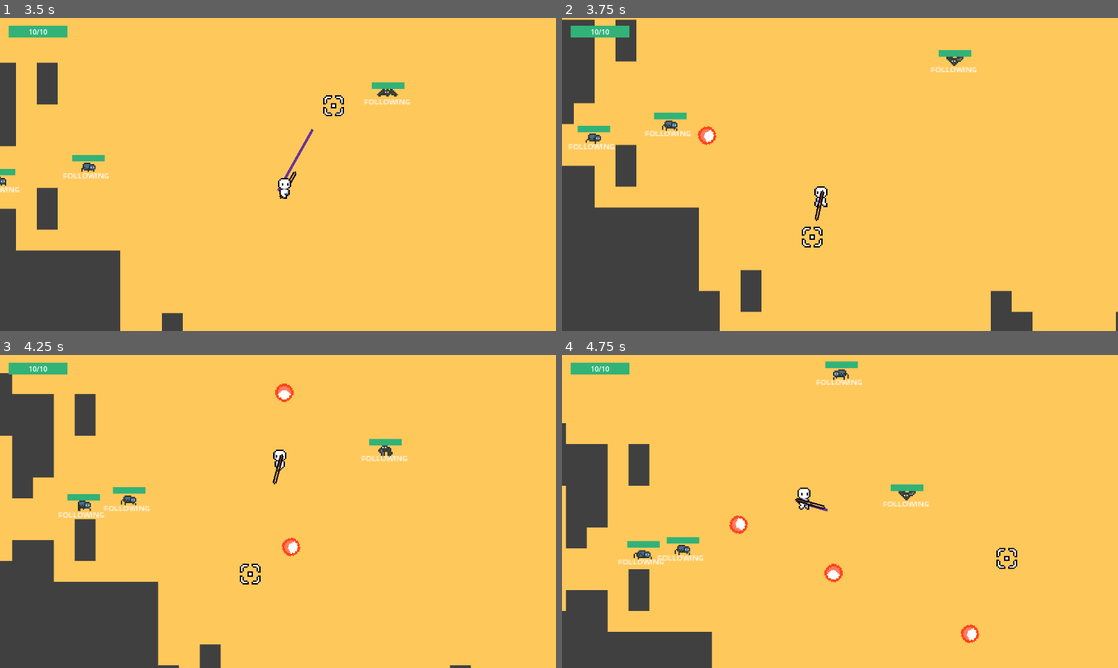
Above: before the commit, frames 1-4 (two rows, left to right).
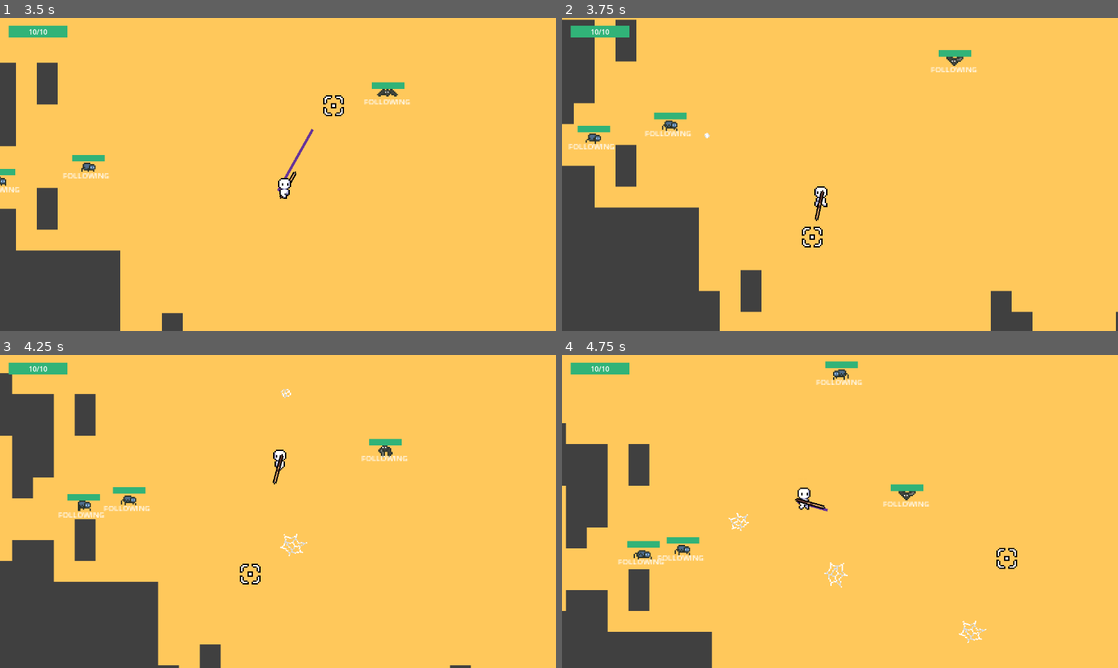
Above: after the commit, the same moments.

Repository: jelmersnippe/punching-game
Game: Godot game, scene res://main.tscn
Two runs of this game, one before a commit and one after it. Both use one fixed random seed, a clock stepped at 60 frames per second and the inputs below.
Inputs (mouse positions are in pixels of both pictures, inside the frame that each line leads up to):
- Up to frame 1 (3.5 s): click "START" at 0.5 s; tap Enter at 1.25 s; move the mouse to (400, 158) at 1.27 s; press the mouse at (400, 158) at 1.28 s; hold D (move_right) 1.28-2.03 s; move the mouse to (166, 190) at 2.02 s; release the mouse at (166, 190) at 2.03 s; hold S (move_down) 2.03-2.78 s; click (166, 190) at 2.1 s; move the mouse to (333, 105) at 2.77 s; press the mouse at (333, 105) at 2.78 s; hold D (move_right) from 2.78 s (still down)
- Up to frame 2 (3.75 s): move the mouse to (812, 237) at 3.52 s; release D (move_right) at 3.53 s; release the mouse at (812, 237) at 3.53 s; hold W (move_up) from 3.53 s (still down); click (812, 237) at 3.6 s
- Up to frame 3 (4.25 s): keep holding W (move_up)
- Up to frame 4 (4.75 s): move the mouse to (1006, 558) at 4.27 s; release W (move_up) at 4.28 s; press the mouse at (1006, 558) at 4.28 s; hold A (move_left) from 4.28 s (still down)

Frame 1 is identical in both runs. In frame 2, 0.1% of the frame differs, in the area x 24-28%, y 34-41%; in frame 3, 0.3%; in frame 4, 0.5%, in the area x 29-77%, y 50-93%.

Commit message:
Add sound to shockwave and new sprite to projectile

Diff:
--- a/attacks/shockwave_attack.gd
+++ b/attacks/shockwave_attack.gd
@@ -1,6 +1,8 @@
 extends Attack
 
 @export var flash_component: HitFlashComponent
+
+@export var stomp_sound: AudioStream
 
 @export var charge_time: float = 2
 @export var radius: float = 50
@@ -50,6 +52,7 @@
 		flash_timer.timeout.connect(_flash)
 
 func _shockwave():
+	$SoundPlayer.play_sound(stomp_sound, 0)
 	$ShockwaveParticles.emitting = true
 	set_collision_disabled(false)
 	var timer = get_tree().create_timer(duration)
--- a/attacks/shockwave_attack.tscn
+++ b/attacks/shockwave_attack.tscn
@@ -1,8 +1,10 @@
-[gd_scene load_steps=6 format=3 uid="uid://d2j45frcuhmki"]
+[gd_scene load_steps=8 format=3 uid="uid://d2j45frcuhmki"]
 
 [ext_resource type="Script" path="res://attacks/shockwave_attack.gd" id="1_b6stl"]
 [ext_resource type="Script" path="res://hitbox_component.gd" id="2_p1vqb"]
+[ext_resource type="AudioStream" uid="uid://b83xhww8nljml" path="res://sounds/mixkit-quest-game-heavy-stomp-v-3049.wav" id="2_p51aj"]
 [ext_resource type="Script" path="res://knockback_component.gd" id="3_de5l4"]
+[ext_resource type="Script" path="res://sound_player.gd" id="4_p3vsy"]
 
 [sub_resource type="Curve" id="Curve_7ah0p"]
 max_value = 100.0
@@ -15,6 +17,7 @@
 
 [node name="ShockwaveAttack" type="Node2D"]
 script = ExtResource("1_b6stl")
+stomp_sound = ExtResource("2_p51aj")
 
 [node name="HitboxComponent" type="Area2D" parent="."]
 collision_layer = 8
@@ -45,3 +48,6 @@
 scale_amount_min = 2.0
 scale_amount_max = 5.0
 scale_amount_curve = SubResource("Curve_ed3bc")
+
+[node name="SoundPlayer" type="Node" parent="."]
+script = ExtResource("4_p3vsy")
--- a/enemy.gd
+++ b/enemy.gd
@@ -52,6 +52,7 @@
 		collision_shape.shape = shape
 		detection_area.body_entered.connect(_on_detection_range_body_entered)
 		detection_area.body_exited.connect(_on_detection_range_body_exited)
+		detection_area.set_collision_layer_value(1, false)
 		detection_area.set_collision_mask_value(1, true)
 		detection_area.add_child(collision_shape)
 		add_child(detection_area)
@@ -65,6 +66,8 @@
 		attack.attack_completed.connect(func(): current_state = State.FOLLOWING)
 
 func _die():
+	if current_state == State.DEAD:
+		return
 	current_state = State.DEAD
 	particle_player.play_particle(death_particles, global_position)
 	$Sprite.play("Death")
--- a/enemy/projectile.gd
+++ b/enemy/projectile.gd
@@ -1,7 +1,15 @@
-extends Node2D
+extends StaticBody2D
 
-@export var lifetime: float = 0.2
+@export var lifetime: float = 1.5
 @export var speed: int = 200
 
+func _ready():
+	var timer = get_tree().create_timer(lifetime)
+	timer.timeout.connect(queue_free)
+
 func _process(delta):
-	position += transform.x * speed * delta
+	var collision = move_and_collide(transform.x * speed * delta)
+
+	if collision != null:
+		var timer = get_tree().create_timer(0.1)
+		timer.timeout.connect(queue_free)
--- a/enemy/projectile.tscn
+++ b/enemy/projectile.tscn
@@ -1,22 +1,87 @@
-[gd_scene load_steps=5 format=3 uid="uid://dumdlgl3hv18u"]
+[gd_scene load_steps=13 format=3 uid="uid://dumdlgl3hv18u"]
 
 [ext_resource type="Script" path="res://enemy/projectile.gd" id="1_fd36t"]
-[ext_resource type="Texture2D" uid="uid://cshe36bjfmrq0" path="res://sprites/projectile.png" id="1_x562c"]
 [ext_resource type="Script" path="res://hitbox_component.gd" id="2_b1xdm"]
+[ext_resource type="Texture2D" uid="uid://6pyye7ajm5jq" path="res://sprites/Spider Sprite Sheet.png" id="2_gd0w5"]
+
+[sub_resource type="AtlasTexture" id="AtlasTexture_p8ytw"]
+atlas = ExtResource("2_gd0w5")
+region = Rect2(0, 480, 32, 32)
+
+[sub_resource type="AtlasTexture" id="AtlasTexture_cktyv"]
+atlas = ExtResource("2_gd0w5")
+region = Rect2(32, 480, 32, 32)
+
+[sub_resource type="AtlasTexture" id="AtlasTexture_53k2b"]
+atlas = ExtResource("2_gd0w5")
+region = Rect2(64, 480, 32, 32)
+
+[sub_resource type="AtlasTexture" id="AtlasTexture_k802w"]
+atlas = ExtResource("2_gd0w5")
+region = Rect2(96, 480, 32, 32)
+
+[sub_resource type="AtlasTexture" id="AtlasTexture_ffqqw"]
+atlas = ExtResource("2_gd0w5")
+region = Rect2(128, 480, 32, 32)
+
+[sub_resource type="AtlasTexture" id="AtlasTexture_uve4f"]
+atlas = ExtResource("2_gd0w5")
+region = Rect2(160, 480, 32, 32)
+
+[sub_resource type="SpriteFrames" id="SpriteFrames_3n42w"]
+animations = [{
+"frames": [{
+"duration": 1.0,
+"texture": SubResource("AtlasTexture_p8ytw")
+}, {
+"duration": 1.0,
+"texture": SubResource("AtlasTexture_cktyv")
+}, {
+"duration": 1.0,
+"texture": SubResource("AtlasTexture_53k2b")
+}, {
+"duration": 1.0,
+"texture": SubResource("AtlasTexture_k802w")
+}, {
+"duration": 1.0,
+"texture": SubResource("AtlasTexture_ffqqw")
+}, {
+"duration": 1.0,
+"texture": SubResource("AtlasTexture_uve4f")
+}],
+"loop": false,
+"name": &"default",
+"speed": 10.0
+}]
 
 [sub_resource type="CircleShape2D" id="CircleShape2D_pv0e6"]
 radius = 6.0
 
-[node name="Projectile" type="Node2D"]
+[sub_resource type="CircleShape2D" id="CircleShape2D_x3or3"]
+radius = 4.0
+
+[node name="Projectile" type="StaticBody2D"]
+collision_layer = 0
+collision_mask = 3
 script = ExtResource("1_fd36t")
 
-[node name="Sprite2D" type="Sprite2D" parent="."]
-texture = ExtResource("1_x562c")
+[node name="Sprite" type="AnimatedSprite2D" parent="."]
+position = Vector2(1, -6)
+sprite_frames = SubResource("SpriteFrames_3n42w")
+autoplay = "default"
+frame = 5
+frame_progress = 1.0
 
 [node name="HitboxComponent" type="Area2D" parent="."]
 collision_layer = 8
+collision_mask = 2
 script = ExtResource("2_b1xdm")
 contact_damage = 2
 
 [node name="CollisionShape2D" type="CollisionShape2D" parent="HitboxComponent"]
 shape = SubResource("CircleShape2D_pv0e6")
+
+[node name="CollisionShape2D" type="CollisionShape2D" parent="."]
+shape = SubResource("CircleShape2D_x3or3")
+
+[connection signal="area_entered" from="HitboxComponent" to="." method="_on_hitbox_component_area_entered"]
--- a/health_component.gd
+++ b/health_component.gd
@@ -20,8 +20,10 @@
 	current_health = max_health
 
 func take_damage(damage: int) -> void:
+	if current_health <= 0:
+		return
+
 	current_health = clamp(current_health - damage, 0, starting_health)
-
 
 	if current_health <= 0:
 		died.emit()
--- a/tile_map_test.tscn
+++ b/tile_map_test.tscn
@@ -11,6 +11,7 @@
 [node name="TileMapTest" type="Node2D"]
 
 [node name="TileMap" type="TileMap" parent="."]
+z_index = -10
 tile_set = ExtResource("1_xjs88")
 format = 2
 layer_0/tile_data = PackedInt32Array(0, 0, 0, 589824, 0, 2, 655360, 0, 2, 720896, 0, 2, 786432, 0, 1, 851968, 0, 2, 917 …(23233 unchanged characters)…
Not shown, added: sounds/bang-96743.mp3.import
Not shown, added: sounds/mixkit-quest-game-heavy-stomp-v-3049.wav.import
Not shown, added: sounds/bang-96743.mp3
Not shown, added: sounds/mixkit-quest-game-heavy-stomp-v-3049.wav
